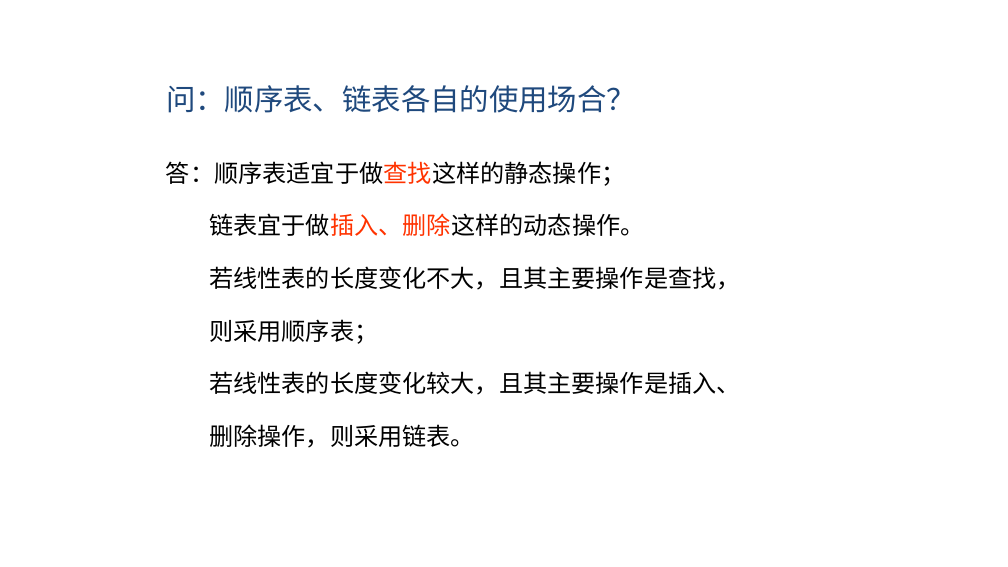
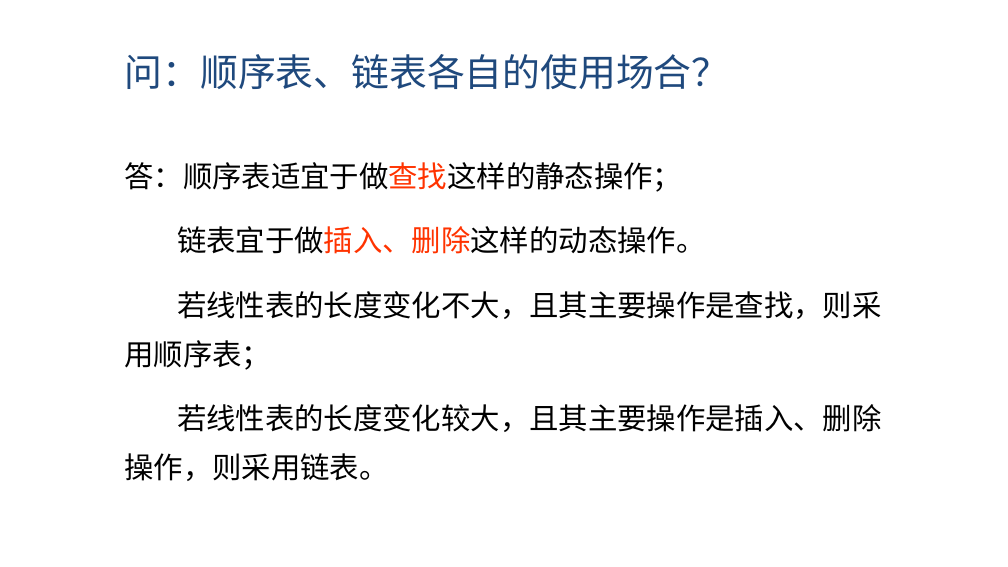
Before and after one commit to Gempittance/Data_Structur_Build, a slide deck: slide 68 of 数据结构PPT/ds2.pptx (slide 67 before the commit). Drawn at 1008x567 pixels with LibreOffice and Linux fonts; fonts in the diff are those of the drawing. Boxes give left, top, right and bottom in pixels: in the first picture for what was removed or moved away, otherwise in the second. Text is boxed around its words. In the diff, an @@ line names an element or a change of style, - is before the commit and + after.

Commit message:
222222222

```diff
--- a/数据结构PPT/ds2.pptx
+++ b/数据结构PPT/ds2.pptx
@@ text "问：顺序表、链表各自的使用场合？": place and size @@
-text "问：顺序表、链表各自的使用场合？" at [166,85,636,113]
+text "问：顺序表、链表各自的使用场合？" at [125,54,730,89]
@@ text "问：顺序表、链表各自的使用场合？" at [125,54,730,89]: size 28 to 36 pt @@
@@ text "答：顺序表适宜于做查找这样的静态操作；": place and size @@
-text "答：顺序表适宜于做查找这样的静态操作；" at [166,161,740,448]
+text "答：顺序表适宜于做查找这样的静态操作；" at [124,162,882,481]
@@ text at [124,162,705,254]: size 23 to 28 pt in "答：顺序表适宜于做查找这样的静态操作；", "链表宜于做插入、删除这样的动态操作。"; more space between paragraphs @@
@@ text at [124,291,882,481]: text changed; size 23 to 28 pt @@
-若线性表的长度变化不大，且其主要操作是查找，
-则采用顺序表；
-若线性表的长度变化较大，且其主要操作是插入、
-删除操作，则采用链表。
+若线性表的长度变化不大，且其主要操作是查找，则采用顺序表；
+若线性表的长度变化较大，且其主要操作是插入、删除操作，则采用链表。
```
Also in this commit, not shown: 1 other slide changed, 1 slide added.
